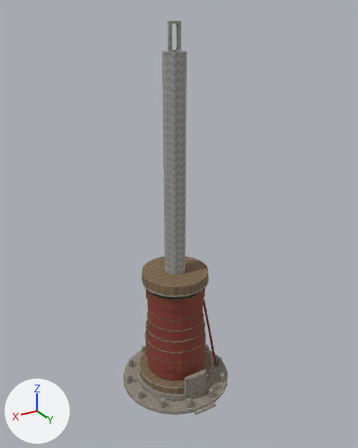
One commit to the glTF model blender/exports/rustic/the_spindle.glb: the scene before it, then after it.
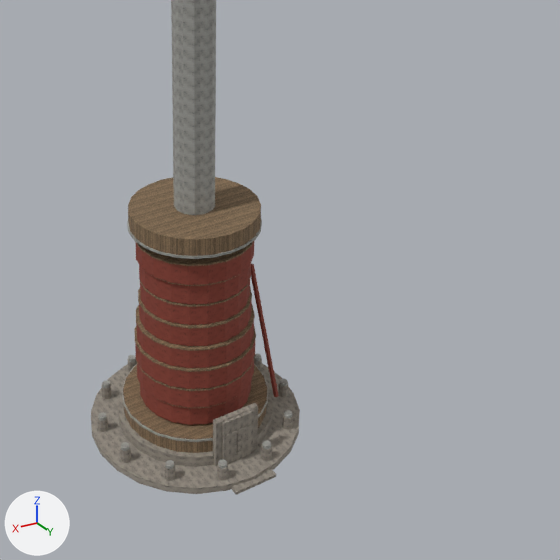
Old and new are each drawn whole from a camera (50 mm lens) standing at (20.5, 34.9, 34.2) and looking at (0.0, 0.6, 17.1) and again close up on the part from 22% to 100% of the width and 37% to 100% of the height. Lighting does not change. The marker at lower left points along +X, +Y and +Z. The last two pictures show the newer version. Where no turn or scale is listed for an object, it has been applied to the vertices. Vertices at exactly the same position are counted once.

Script lines for the objects in view, before the commit:
```python
me_door = bpy.data.meshes.new('Door')
me_door.from_pydata(...)  # 72 vertices, 132 faces; spans x -1.7..0.0, y -0.15..0.15, z -1.27..1.27
me_door.materials.append(mat_rustic_stone)  # picture img_rustic_stone
me_socket = bpy.data.meshes.new('Socket')
me_socket.from_pydata(...)  # 32 vertices, 56 faces; spans x -0.211..0.211, y -0.212..0.212, z -0.095..0.095
me_socket.materials.append(mat_rustic_steel)  # picture img_rustic_steel
me_socket12 = bpy.data.meshes.new('Socket12')
me_socket12.from_pydata(...)  # 32 vertices, 56 faces; spans x -0.213..0.213, y -0.215..0.215, z -0.095..0.095
me_socket12.materials.append(mat_rustic_steel)  # picture img_rustic_steel
me_thespindle = bpy.data.meshes.new('TheSpindle')
me_thespindle.from_pydata(...)  # 2618 vertices, 5040 faces; spans x -5.3..5.3, y -5.3..5.6, z 0.0..33.6
# faces by material slot: [2604, 1142, 626, 668]
me_thespindle.materials.append(mat_rustic_stone)  # picture img_rustic_stone
me_thespindle.materials.append(mat_rustic_handle)  # picture img_rustic_handle
me_thespindle.materials.append(mat_rustic_steel)  # picture img_rustic_steel
me_thespindle.materials.append(mat_rustic_paint_red)  # picture img_rustic_paint_red
ob_door = bpy.data.objects.new('Door', me_door)
ob_door.location = (0.85, 3.95, 1.59)
ob_socket = bpy.data.objects.new('Socket', me_socket)
ob_socket.location = (-1.24, 4.6, 1.1)
ob_socket12 = bpy.data.objects.new('Socket12', me_socket12)
ob_socket12.location = (1.23, -4.6, 1.1)
ob_thespindle = bpy.data.objects.new('TheSpindle', me_thespindle)
ob_thespindle.location = (0.0, 0.0, 0.0)
```
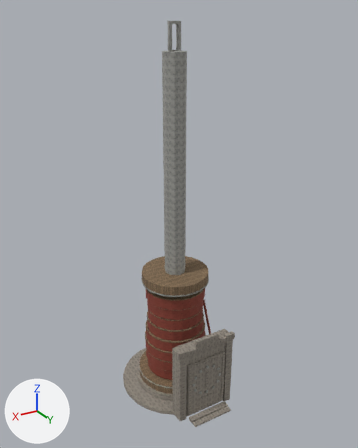
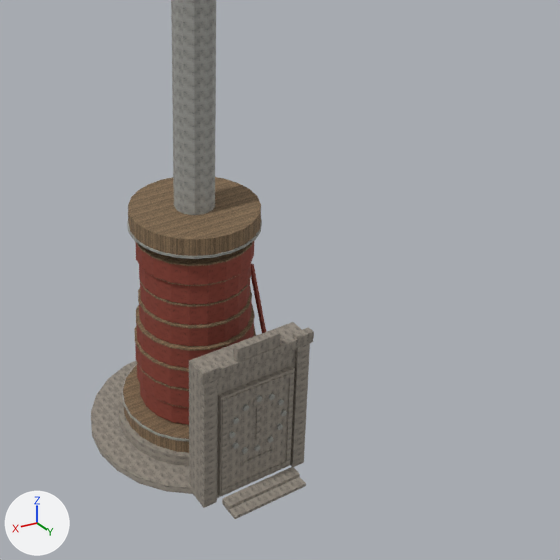
Pixel boxes [x1, y1, x2, y2] of what changed, in the close-ups (560 x 560 px; the box of a moved part takes in the faces that stretch with it):
'TheSpindle', reshaped
    before: [91, 0, 300, 495]
    after: [91, 0, 314, 519]
'Door', reshaped, moved (136% wider, 138% taller)
    before: [222, 410, 254, 464]
    after: [218, 366, 295, 496]
'Socket12', moved
    before: [128, 355, 136, 362]
    after: [232, 442, 239, 449]
'Socket', deleted
    before: [262, 441, 271, 449]
part 1 of me_thespindle, deleted
    before: [98, 359, 293, 495]
part 2 of me_thespindle, built on
    before: [231, 220, 262, 251]
    after: [96, 0, 314, 519]
part 3 of me_door, moved or reshaped
    before: [237, 431, 241, 455]
    after: [286, 371, 294, 466]
part 4 of me_door, moved or reshaped
    before: [226, 424, 252, 437]
    after: [226, 461, 287, 493]
part 5 of me_door, added
    after: [227, 373, 290, 403]
part 6 of me_door, added
    after: [256, 406, 260, 441]
part 7 of me_door, added
    after: [241, 449, 273, 466]
part 8 of me_door, added
    after: [218, 366, 295, 496]
part 9 of me_door, added
    after: [253, 396, 264, 407]
part 10 of me_door, deleted
    before: [222, 410, 254, 464]
part 11 of me_door, added
    after: [221, 398, 227, 495]

Edits to the bpy script that builds the scene:
```text
Change me_thespindle:
    used by ob_thespindle; location = (0.0, 0.0, 0.0)
    remove me_thespindle.from_pydata(...)  # 2618 vertices, 5040 faces; spans x -5.3..5.3, y -5.3..5.6, z 0.0..33.6
    add me_thespindle.from_pydata(...)  # 2024 vertices, 3876 faces; spans x -5.3..5.3, y -5.3..6.8, z 0.0..33.6
    me_thespindle part 1: 15 loose pieces with 1086 vertices, spanning x -4.9..4.9, y -4.9..5.6, z 0.0..2.9, are deleted
    me_thespindle part 2: 3 vertices moved within x -3.0..0.0, y -3.1..3.0, z 11.4; 2 vertices removed from x -2.7..1.6, y -2.6..1.6, z 11.4; 494 vertices added at x -5.1..5.3, y -5.3..6.8, z 0.0..33.5
Change me_door:
    used by ob_door; location = (0.85, 3.95, 1.59)
    remove me_door.from_pydata(...)  # 72 vertices, 132 faces; spans x -1.7..0.0, y -0.15..0.15, z -1.27..1.27
    add me_door.from_pydata(...)  # 124 vertices, 216 faces; spans x -3.94..0.0, y -0.18..0.18, z -2.81..2.81
    me_door part 3: the loose piece of 8 vertices spanning x -0.92..-0.77, y 0.06..0.15, z -0.89..0.51 is scaled about its middle by (1.58, 0.969, 3.79), then moved by (-2.92, 0.03, 0.19)
    me_door part 4: the loose piece of 8 vertices spanning x -1.55..-0.14, y 0.06..0.15, z 0.44..0.58 is scaled about its middle by (2.4, 0.972, 1.58), then moved by (-1.12, 0.03, -3.05)
    me_door part 5: the loose piece of 8 vertices spanning x -1.55..-0.14, y 0.06..0.15, z 0.44..0.58 is copied, and the copy is scaled about its middle by (2.4, 0.986, 1.59), then moved by (-1.12, 0.03, 2.04); it spans x -3.65..-0.29, y 0.09..0.18, z 2.43..2.66
    me_door part 6: the loose piece of 8 vertices spanning x -0.92..-0.77, y 0.06..0.15, z -0.89..0.51 is copied, and the copy is scaled about its middle by (1.19, 0.98, 1.4), then moved by (-1.13, 0.03, 0.75); it spans x -2.06..-1.89, y 0.09..0.18, z -0.42..1.54
    me_door part 7: the loose piece of 8 vertices spanning x -1.55..-0.14, y 0.06..0.15, z 0.44..0.58 is copied, and the copy is scaled about its middle by (1.2, 0.981, 0.989), then moved by (-1.12, 0.03, -1.91); it spans x -2.81..-1.13, y 0.09..0.18, z -1.47..-1.33
    me_door part 8: a new loose piece of 56 vertices spanning x -3.94..0.0, y -0.18..0.12, z -2.81..2.81, in mat_rustic_stone (picture img_rustic_stone)
    me_door part 9: a new loose piece of 20 vertices spanning x -2.24..-1.7, y 0.09..0.18, z 1.51..2.07, in mat_rustic_stone (picture img_rustic_stone)
    me_door part 10: the loose piece of 56 vertices spanning x -1.7..0.0, y -0.15..0.09, z -1.27..1.27 is deleted
    me_door part 11: 8 vertices added at x -0.29..-0.06, y 0.09..0.18, z -2.66..2.66
Change ob_door:
    ob_door.location: (0.85, 3.95, 1.59) -> (1.97, 5.44, 3.08)
Remove ob_socket:
    ob_socket = bpy.data.objects.new('Socket', me_socket)
    ob_socket.location = (-1.24, 4.6, 1.1)
Change ob_socket12:
    ob_socket12.location: (1.23, -4.6, 1.1) -> (1.21, 5.57, 2.94)
```
